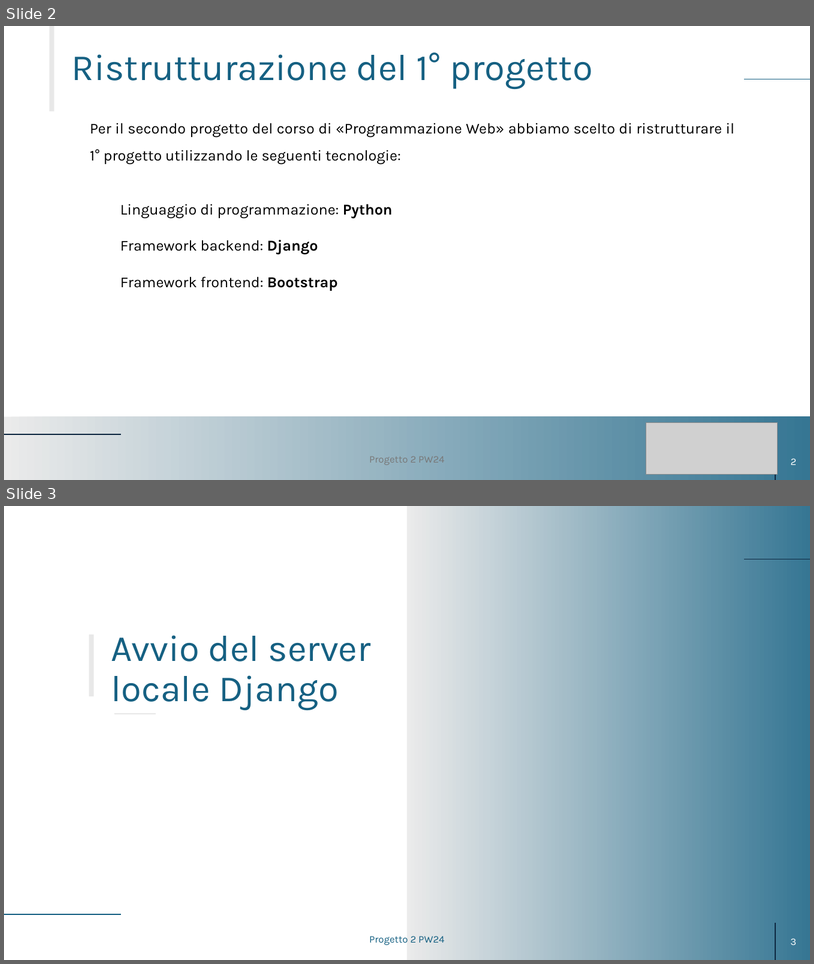
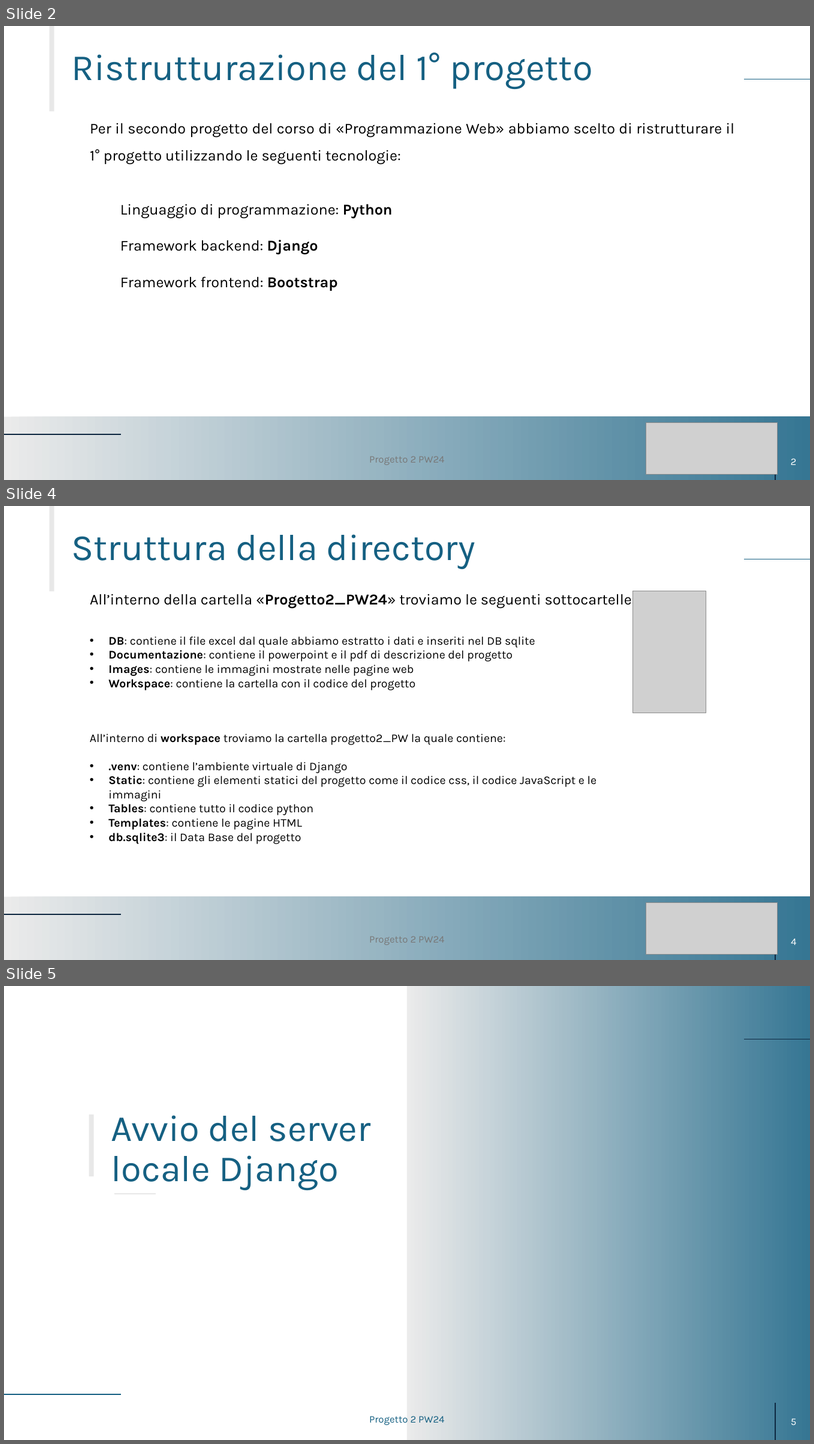
Before and after one commit to DavideBrambilla98/Progetto2_PW24, a slide deck: Documentazione/PROGETTO 2 PW24.pptx. Shown one above the other, each under a label of ours: slides 2 and 3 before the commit, slides 2, 4 and 5 after it; the slides between them are not shown. The pictures are 814x964 and 814x1444 pixels, drawn with LibreOffice and Linux fonts; fonts in the diff are those of the drawing; grey boxes stand for pictures. Boxes give left, top, right and bottom in pixels: in the first picture for what was removed or moved away, otherwise in the second. Text is boxed around its words. In the diff, an @@ line names an element or a change of style, - is before the commit and + after.

```diff
--- a/Documentazione/PROGETTO 2 PW24.pptx
+++ b/Documentazione/PROGETTO 2 PW24.pptx
@@ slide 4 added at bbox=[4, 506, 810, 960], background #FFFFFF; not listed: 5 template elements that a slide beside it also shows @@
@@ title added at bbox=[71, 534, 476, 569], 44 pt, text #156082 @@
+Struttura della directory
@@ text added at bbox=[90, 591, 636, 608], 18 pt, text #000000 @@
+All’interno della cartella «Progetto2_PW24» troviamo le seguenti sottocartelle:
@@ picture added at bbox=[634, 591, 707, 713] @@
@@ text added at bbox=[108, 636, 536, 690], 14 pt, text #000000 @@
+• DB: contiene il file excel dal quale abbiamo estratto i dati e inseriti nel DB sqlite
+• Documentazione: contiene il powerpoint e il pdf di descrizione del progetto
+• Images: contiene le immagini mostrate nelle pagine web
+• Workspace: contiene la cartella con il codice del progetto
@@ text added at bbox=[90, 733, 597, 844], 14 pt, text #000000 @@
+All’interno di workspace troviamo la cartella progetto2_PW la quale contiene:
+• .venv: contiene l’ambiente virtuale di Django
+• Static: contiene gli elementi statici del progetto come il codice css, il codice JavaScript e le immagini
+• Tables: contiene tutto il codice python
+• Templates: contiene le pagine HTML
+• db.sqlite3: il Data Base del progetto
@@ picture added at bbox=[647, 902, 779, 954] @@
@@ text added at bbox=[369, 936, 444, 945], 12 pt, text #797979 @@
+Progetto 2 PW24
@@ page number added at bbox=[791, 938, 797, 945], 12 pt, text #FFFFFF @@
+4
@@ what was slide 3 is now slide 5 @@
@@ page number at bbox=[791, 1418, 797, 1425]: text changed @@
-3
+5
```
Also in this commit, not shown: 3 slides changed, 2 other slides added.
